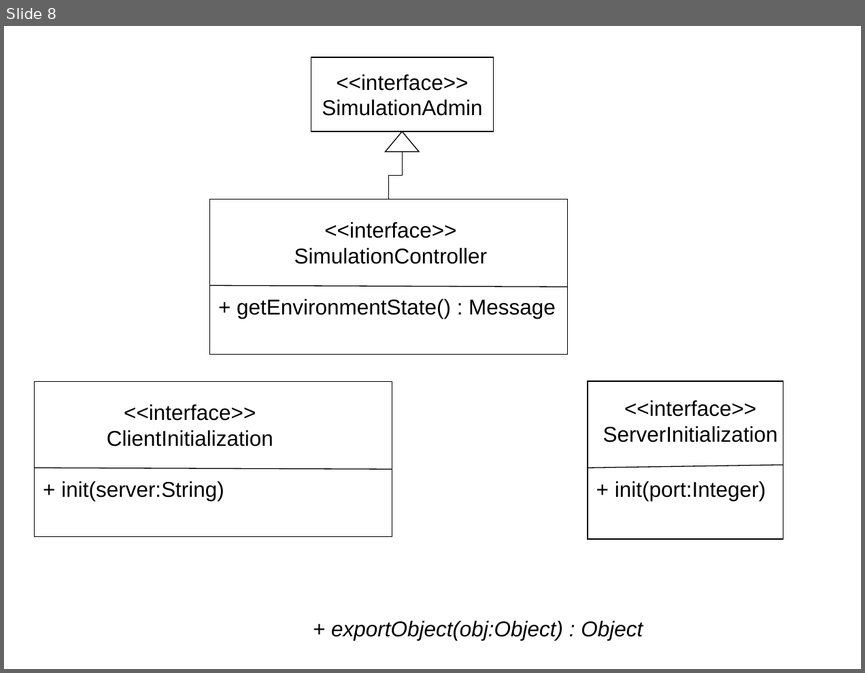
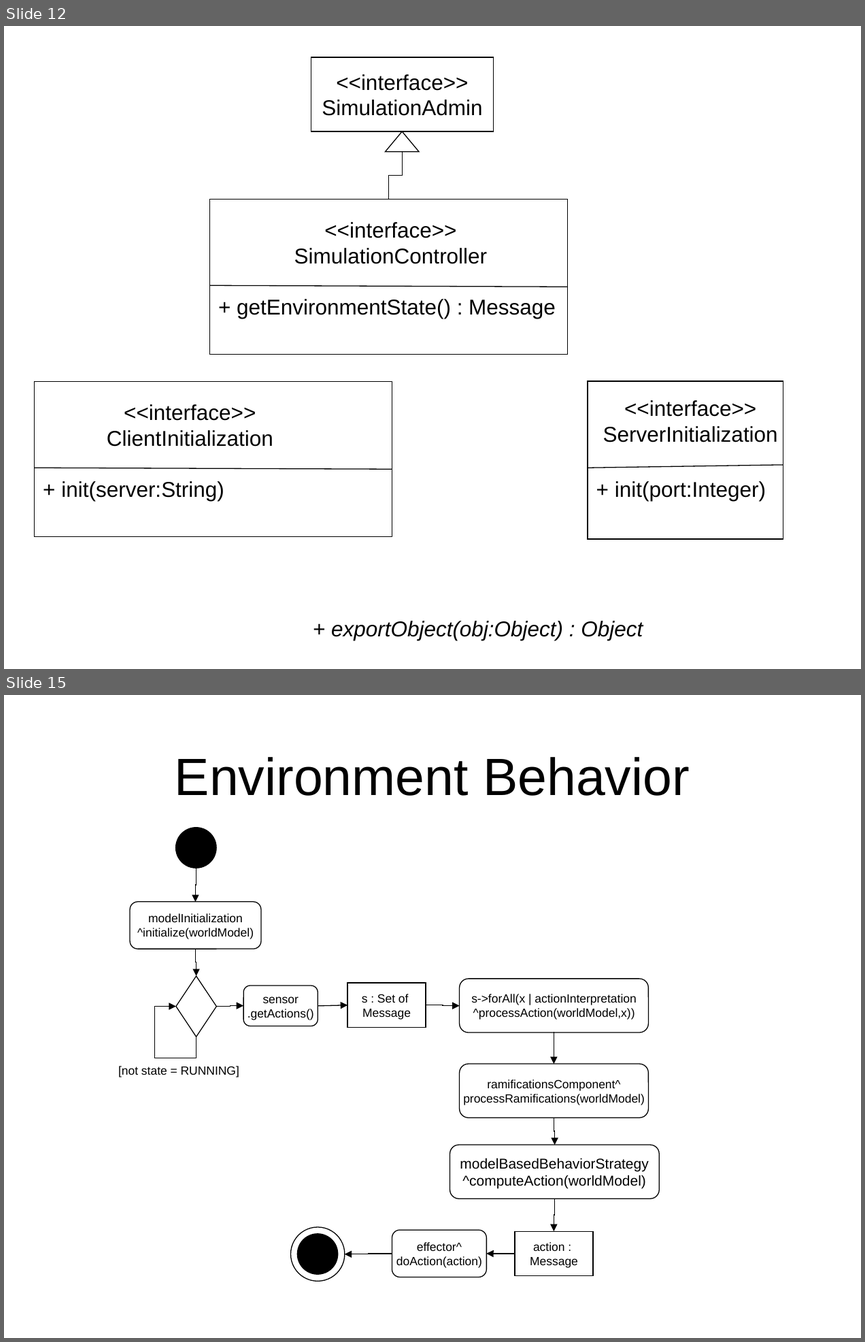
Before and after one commit to krishprince/rollerslam, a slide deck: docs/UML.ppt. Shown one above the other, each under a label of ours: slide 8 before the commit, slides 12 and 15 after it; the slides between them are not shown. The pictures are 865x673 and 865x1342 pixels, drawn with LibreOffice and Linux fonts; fonts in the diff are those of the drawing. Boxes give left, top, right and bottom in pixels: in the first picture for what was removed or moved away, otherwise in the second. Text is boxed around its words. In the diff, an @@ line names an element or a change of style, - is before the commit and + after.

Commit message:
modeling top level component and refactoring

```diff
--- a/docs/UML.ppt
+++ b/docs/UML.ppt
@@ slide 15 added at [4,695,861,1338], background #FFFFFF @@
@@ title added at [175,757,689,796], 44 pt, text #000000 @@
+Environment Behavior
@@ ellipse added at [176,828,216,868], fill #000000, outline #000000 0.74 pt @@
@@ elbow arrow added from (196, 868) to (195, 902), #000000 0.74 pt @@
@@ rounded rectangle added at [130,902,261,949], fill #FFFFFF, outline #000000 0.74 pt, 10 pt, text #000000 @@
+modelInitialization
+^initialize(worldModel)
@@ elbow arrow added from (195, 949) to (196, 976), #000000 0.74 pt @@
@@ diamond added at [176,976,216,1037], fill #FFFFFF, outline #000000 0.74 pt @@
@@ rounded rectangle added at [459,979,649,1032], fill #FFFFFF, outline #000000 0.74 pt, 10 pt, text #000000 @@
+s->forAll(x | actionInterpretation
+^processAction(worldModel,x))
@@ rounded rectangle added at [244,985,318,1025], fill #FFFFFF, outline #000000 0.74 pt, 10 pt, text #000000 @@
+sensor
+.getActions()
@@ rectangle added at [347,983,426,1028], fill #FFFFFF, outline #000000 0.74 pt, 10 pt, text #000000 @@
+s : Set of
+Message
@@ elbow arrow added from (196, 1037) to (176, 1006), #000000 0.74 pt @@
@@ elbow arrow added from (216, 1006) to (244, 1005), #000000 0.74 pt @@
@@ arrow added from (317, 1006) to (347, 1005), #000000 0.74 pt @@
@@ elbow arrow added from (426, 1005) to (459, 1005), #000000 0.74 pt @@
@@ elbow arrow added from (554, 1032) to (554, 1064), #000000 0.74 pt @@
@@ text added at [118,1066,239,1077], 10 pt, text #000000 @@
+[not state = RUNNING]
@@ rounded rectangle added at [459,1064,649,1117], fill #FFFFFF, outline #000000 0.74 pt, 10 pt, text #000000 @@
+ramificationsComponent^
+processRamifications(worldModel)
@@ elbow arrow added from (554, 1117) to (555, 1145), #000000 0.74 pt @@
@@ rounded rectangle added at [449,1145,659,1199], fill #FFFFFF, outline #000000 0.74 pt, 12 pt, text #000000 @@
+modelBasedBehaviorStrategy
+^computeAction(worldModel)
@@ elbow arrow added from (555, 1198) to (554, 1232), #000000 0.74 pt @@
@@ ellipse added at [291,1227,345,1281], fill #FFFFFF, outline #000000 0.74 pt @@
@@ ellipse added at [297,1233,337,1273], fill #000000, outline #000000 0.74 pt @@
@@ rounded rectangle added at [392,1229,486,1277], fill #FFFFFF, outline #000000 0.74 pt, 10 pt, text #000000 @@
+effector^
+doAction(action)
@@ rectangle added at [515,1232,593,1276], fill #FFFFFF, outline #000000 0.74 pt, 10 pt, text #000000 @@
+action :
+Message
@@ elbow arrow added from (392, 1253) to (344, 1254), #000000 0.74 pt @@
@@ elbow arrow added from (515, 1254) to (486, 1253), #000000 0.74 pt @@
@@ what was slide 8 is now slide 12 @@
```
Also in this commit, not shown: 4 slides changed, 7 other slides added, 1 slide removed.
